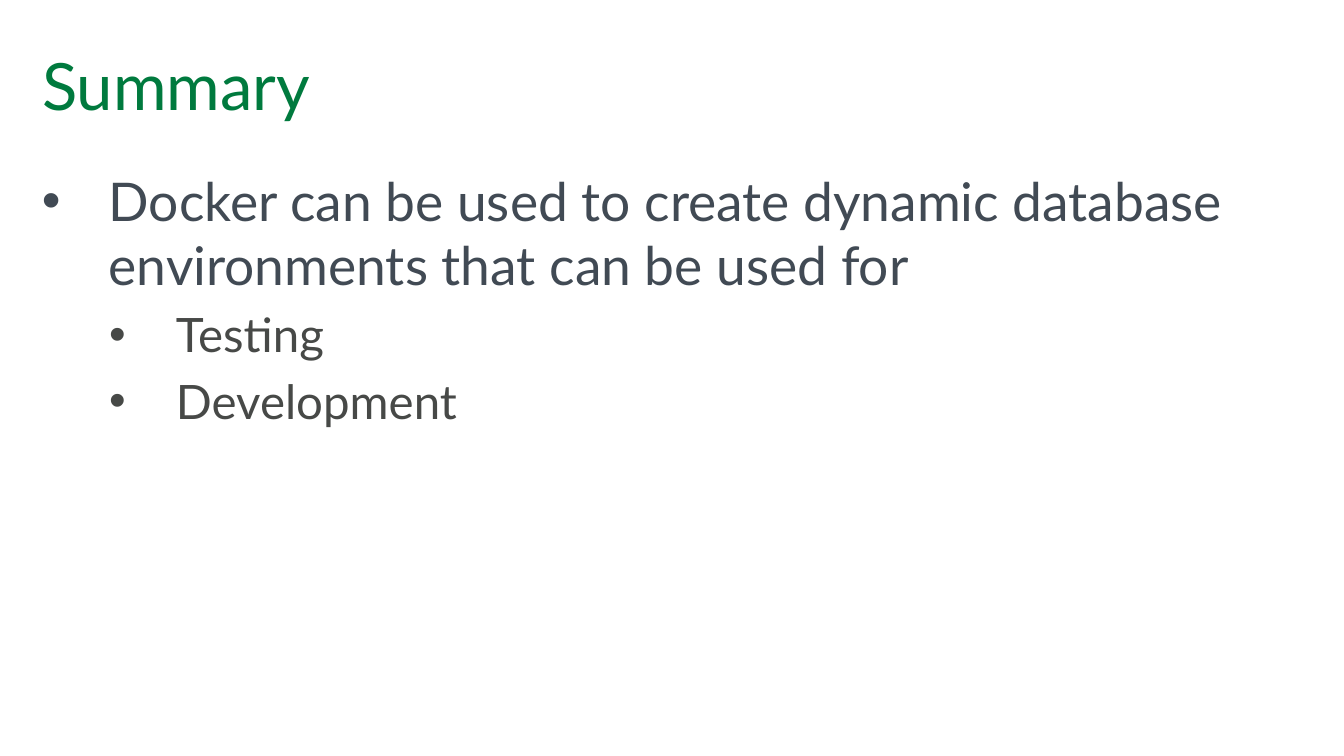
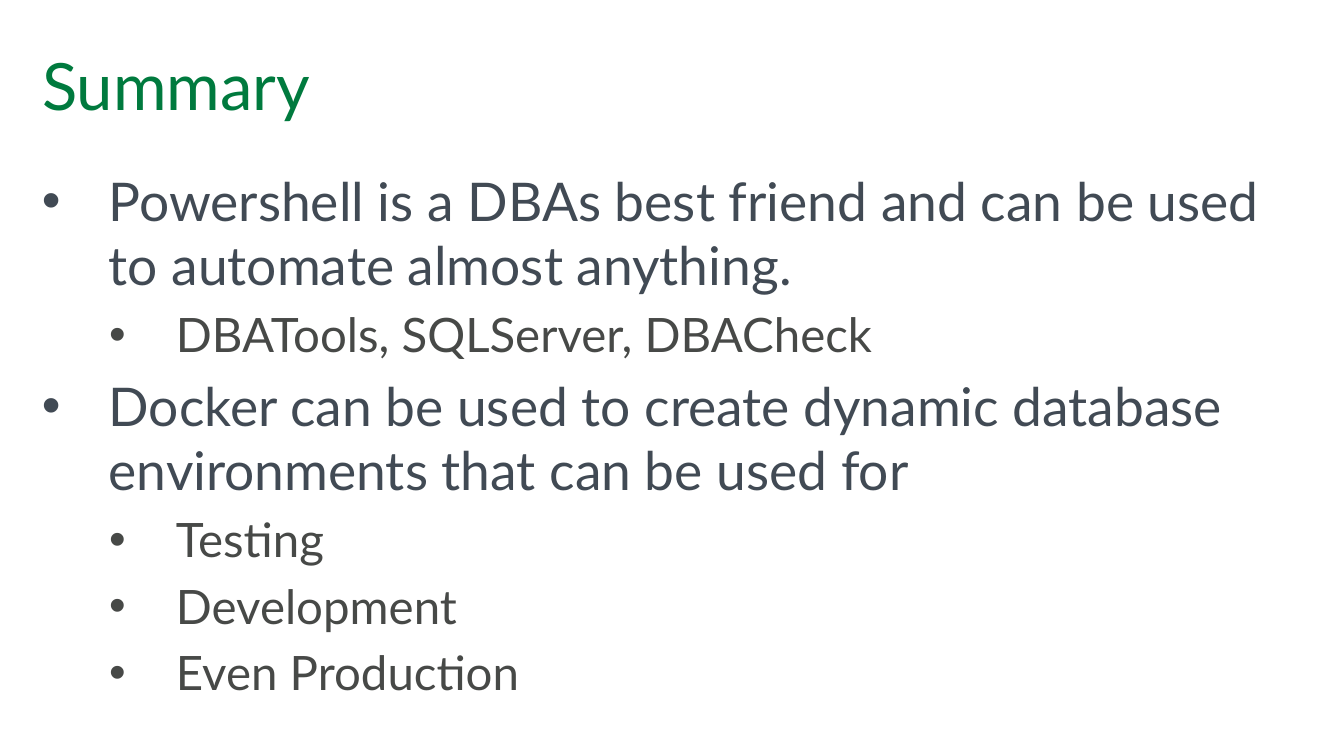
Before and after one commit to SQLPioneer/Presentations, a slide deck: slide 30 of Automation/EnvironmentAutomation.pptx. Drawn at 1344x756 pixels with LibreOffice and Linux fonts; fonts in the diff are those of the drawing; background and template pictures are left out. Boxes give left, top, right and bottom in pixels: in the first picture for what was removed or moved away, otherwise in the second. Text is boxed around its words. In the diff, an @@ line names an element or a change of style, - is before the commit and + after.

```diff
--- a/Automation/EnvironmentAutomation.pptx
+++ b/Automation/EnvironmentAutomation.pptx
@@ text at <box>109,181,1259,359</box>: paragraphs added @@
+• Powershell is a DBAs best friend and can be used to automate almost anything.
+  • DBATools, SQLServer, DBACheck
@@ text at <box>176,655,519,691</box>: paragraph added @@
+  • Even Production
```
Also in this commit, not shown: 4 other slides changed, 5 other files.
